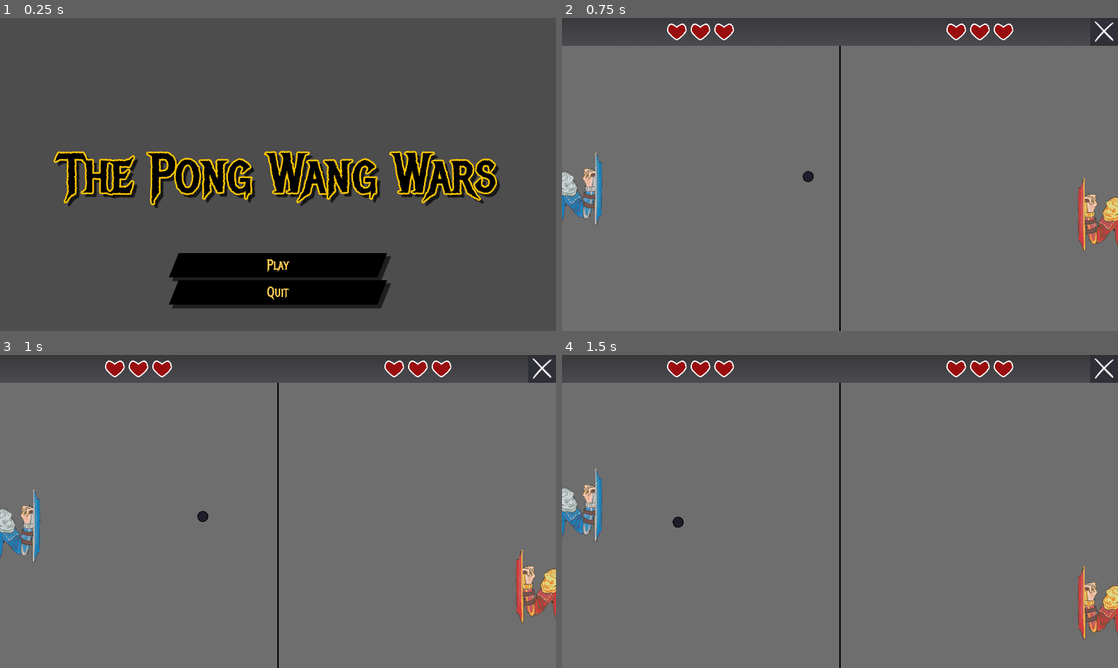
Above: before the commit, frames 1-4 (two rows, left to right).
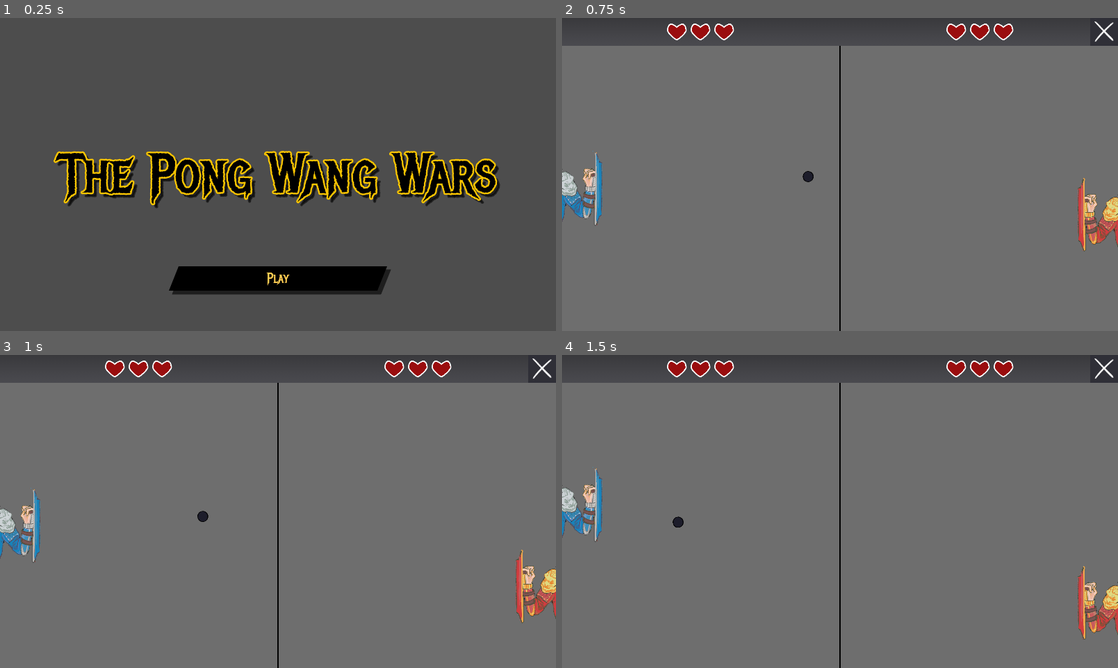
Above: after the commit, the same moments.

Repository: parrotwise/gmtk26-pong
Game: Godot game, scene res://Menu/main_menu.tscn
Two runs of this game, one before a commit and one after it. Both use one fixed random seed, a clock stepped at 60 frames per second and the inputs below. Sound files missing from this copy of the repository are replaced by a short silence.
Inputs:
- Up to frame 1 (0.25 s): no input
- Up to frame 2 (0.75 s): click "Play" at 0.5 s
- Up to frame 3 (1 s): no input
- Up to frame 4 (1.5 s): hold Up (ui_up) from 1.28 s (still down)

The runs differ from the first frame. In frame 1, 4.4% of the frame differs, in the area x 30-71%, y 75-93%; in frame 2, nothing differs; in frame 3, nothing differs; in frame 4, nothing differs.

Commit message:
Removed quit button from main menu, quit button from game scene returns to main menu.

Diff:
--- a/Menu/main_menu.gd
+++ b/Menu/main_menu.gd
@@ -3,7 +3,6 @@
 @onready var menu: Control = %Menu
 @onready var game_scene: GameScene = %GameScene
 @onready var play_button: Button = %Play
-@onready var quit_button: Button = %Quit
 @onready var victory_defeat_label: Label = %VictoryOrDefeatLabel
 
 # Initialization
@@ -14,7 +13,6 @@
 
 	# Signals
 	play_button.pressed.connect(_on_play)
-	quit_button.pressed.connect(_on_quit)
 
 	# Wait for everything to be registered
 	_ready_deferred.call_deferred()
@@ -22,6 +20,7 @@
 func _ready_deferred():
 	GameManager.player.no_health.connect(_game_end)
 	GameManager.opponent.no_health.connect(_game_end)
+	GameManager.hud.quit_button.pressed.connect(_game_end)
 
 
 # Go to game scene
@@ -47,7 +46,3 @@
 	victory_defeat_label.text = ""
 	game_scene.hide()
 	menu.show()
-
-# Quit game
-func _on_quit() -> void:
-	get_tree().quit()
--- a/Menu/main_menu.tscn
+++ b/Menu/main_menu.tscn
@@ -60,11 +60,6 @@
 layout_mode = 2
 text = "Play"
 
-[node name="Quit" type="Button" parent="Menu/CenterContainer/VBoxContainer" unique_id=47914014]
-unique_name_in_owner = true
-layout_mode = 2
-text = "Quit"
-
 [node name="GameScene" parent="." unique_id=2090212088 instance=ExtResource("2_ci1se")]
 unique_name_in_owner = true
 visible = false
--- a/Scenes/GameUI/hud.gd
+++ b/Scenes/GameUI/hud.gd
@@ -17,13 +17,10 @@
 	# Register
 	GameManager.hud = self
 
-	# Signals
-	quit_button.pressed.connect(_on_quit)
-	# TODO: Listen for score change
-	# some_signal.connect(_update_hearts)
-	# ↑ EDIT Parrot: The GameScene listens for scores,
+	# Parrot: The GameScene listens for scores,
 	# tells the losing side to take damage, then
 	# they do so and tell the HUD to update
+	# Agecaf: The Menu scene listens to the quit button
 
 # Reset the HUD
 func reset():
@@ -53,7 +50,3 @@
 			heart.texture = heart_full_texture
 		else:
 			heart.texture = heart_empty_texture
-
-func _on_quit() -> void:
-	# TODO: Go back to main menu instead!
-	get_tree().quit()
